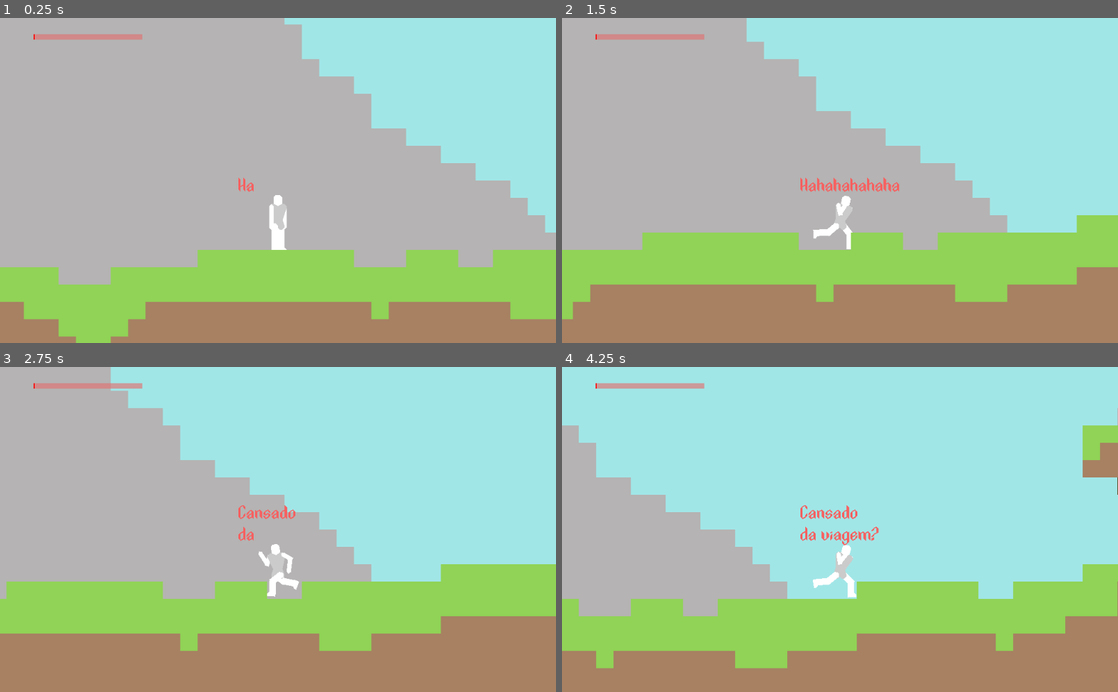
Above: before the commit, frames 1-4 (two rows, left to right).
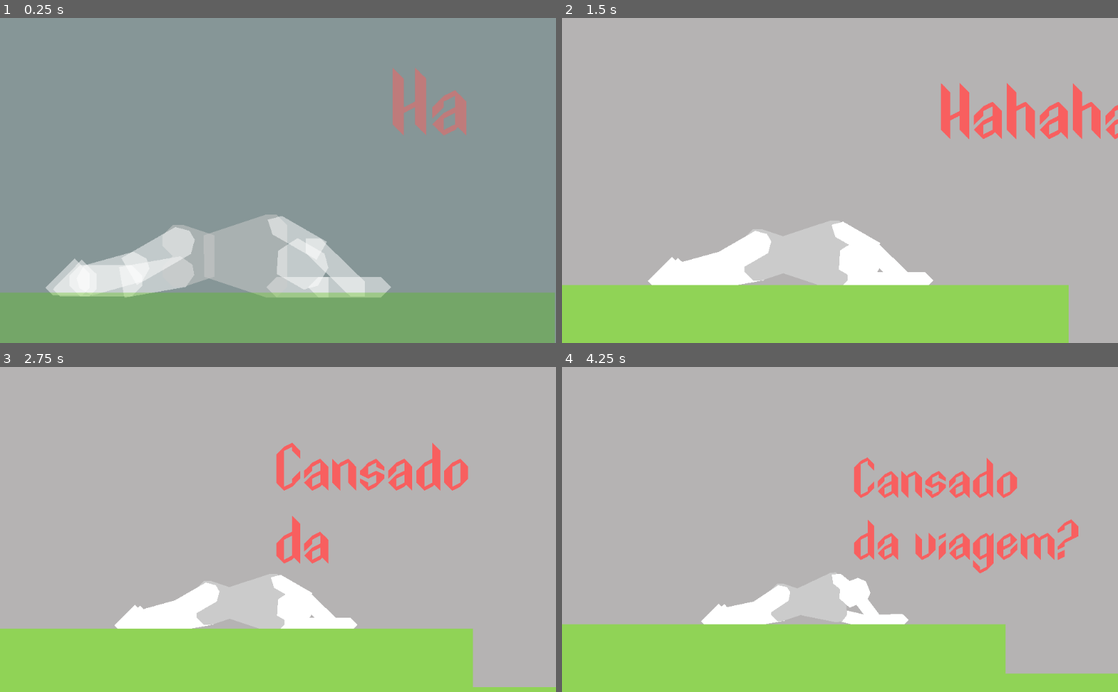
Above: after the commit, the same moments.

Repository: DarknessCatt/Lost-Soul
Game: Godot game, scene res://Maps/Prototype_Mountain/Prototype_Mountain.tscn
Two runs of this game, one before a commit and one after it. Both use one fixed random seed, a clock stepped at 60 frames per second and the inputs below. Before the commit the project has no main scene; this scene is started directly in both runs.
Inputs:
- Up to frame 1 (0.25 s): no input
- Up to frame 2 (1.5 s): hold C (hero_attack) 0.53-1.28 s; hold Right (hero_right) from 0.53 s (still down); tap Z (hero_jump) at 0.77 s; tap D (hero_heart) at 1.35 s
- Up to frame 3 (2.75 s): tap Z (hero_jump) at 1.52 s; release Right (hero_right) at 2.03 s; hold Left (hero_left) from 2.03 s (still down); hold C (hero_attack) from 2.03 s (still down)
- Up to frame 4 (4.25 s): release Left (hero_left) at 2.78 s; release C (hero_attack) at 2.78 s; hold Right (hero_right) from 2.78 s (still down); tap D (hero_heart) at 2.85 s; tap Z (hero_jump) at 3.02, 3.77 s; hold C (hero_attack) from 3.53 s (still down)

The runs differ from the first frame. In frame 1, 98% of the frame differs, in the area x 0-100%, y 0-100%; in frame 2, 61%; in frame 3, 71%; in frame 4, 82%.

Commit message:
Ending Cutscene and prototype finish

Diff:
--- a/Lost_Soul/Entities/Boss/Boss.tscn
+++ b/Lost_Soul/Entities/Boss/Boss.tscn
@@ -2499,7 +2499,7 @@
 position = Vector2( 33.9498, -11.1469 )
 Body = NodePath("../../..")
 Id = 2
-Damage = 7
+Damage = 5
 Force = 2000
 Direction = Vector2( 1, -0.1 )
 
@@ -2514,7 +2514,7 @@
 position = Vector2( 33.9498, -11.1469 )
 Body = NodePath("../../..")
 Id = 2
-Damage = 12
+Damage = 10
 Force = 2000
 Direction = Vector2( 0.1, -1 )
 
--- a/Lost_Soul/Maps/Prototype_Mountain/Prototype_Mountain.gd
+++ b/Lost_Soul/Maps/Prototype_Mountain/Prototype_Mountain.gd
@@ -18,22 +18,47 @@
 		enemy._respawn()
 	$Hazards/Arena._restart()
 
-var attack_dialogue : Array = ["Teu corpo ainda\nesta fraco.",
+var attack_dialogue : Array = ["Teu corpo ainda\nestá fraco.",
 							  "Eu irei te\nconceder um pouco\ndo meu poder.",
 							  ""]
 
-func _on_Attacking_Tutorial_entered(area):
+func _on_Attacking_Tutorial_entered(_body):
 	$Hero/Camera2D/Chaos.change_dialogue(attack_dialogue)
 	$Hero/Camera2D/Chaos.begin()
 	$Events/Attacking_Tutorial.call_deferred("set", "monitoring", false)
 	$Cutscene.play("Attack_Tutorial")
 
-var checkpoint_dialogue : Array = ["Ha um altar\nproximo.",
+var checkpoint_dialogue : Array = ["Há um altar\npróximo.",
 								 "Encoste nele...",
 								 "Eu posso manipular\nas suas energias.",
 								 ""]
 
-func _on_Checkpoint_Tutorial_entered(body):
+func _on_Checkpoint_Tutorial_entered(_body):
 	$Hero/Camera2D/Chaos.change_dialogue(checkpoint_dialogue)
 	$Hero/Camera2D/Chaos.begin()
 	$Events/Checkpoint_Tutorial.call_deferred("set", "monitoring", false)
+
+var heart_dialogue : Array = ["             ",
+						  "Impressionante...",
+						  "Um coração\nde cristal...",
+						  "Consuma suas energias,\n revigore tua alma.",
+						  ""]
+
+func _on_Crystal_Heart_collected(_body):
+	$Hero/Camera2D/Chaos.change_dialogue(heart_dialogue)
+	$Hero/Camera2D/Chaos.begin()
+	$Cutscene.play("Crystal_Tutorial")
+
+var ending_dialogue : Array = ["...",
+							 "Muito bem,",
+							 "fostes muito bem,",
+							 "Mas temos muito\no que fazer ainda...",
+							 "Este mundo\nserá meu.",
+							 "E tu me\najudaras,",
+							 "minha cara,",
+							 "Alma\nPerdida                                    \nPrototipo 1\n\nObrigado por jogar!"]
+
+func _on_Ending(_body):
+	$Hero/Camera2D/Chaos.change_dialogue(ending_dialogue)
+	$Hero/Camera2D/Chaos.begin()
+	$Cutscene.play("Ending")
--- a/Lost_Soul/Maps/Prototype_Mountain/Prototype_Mountain.tscn
+++ b/Lost_Soul/Maps/Prototype_Mountain/Prototype_Mountain.tscn
@@ -99,9 +99,49 @@
 "values": [ false, false, true, true ]
 }
 
-[sub_resource type="Animation" id=1]
-resource_name = "Intro"
-length = 17.0
+[sub_resource type="Animation" id=7]
+resource_name = "Crystal_Tutorial"
+length = 2.0
+tracks/0/type = "value"
+tracks/0/path = NodePath("Hero/Camera2D:zoom")
+tracks/0/interp = 1
+tracks/0/loop_wrap = true
+tracks/0/imported = false
+tracks/0/enabled = true
+tracks/0/keys = {
+"times": PoolRealArray( 0, 1.1, 1.2 ),
+"transitions": PoolRealArray( 1, 1, 1 ),
+"update": 0,
+"values": [ Vector2( 1, 1 ), Vector2( 0.4, 0.4 ), Vector2( 1, 1 ) ]
+}
+tracks/1/type = "value"
+tracks/1/path = NodePath("Hero/Camera2D:position")
+tracks/1/interp = 1
+tracks/1/loop_wrap = true
+tracks/1/imported = false
+tracks/1/enabled = true
+tracks/1/keys = {
+"times": PoolRealArray( 0, 1.1, 1.2 ),
+"transitions": PoolRealArray( 1, 1, 1 ),
+"update": 0,
+"values": [ Vector2( 0, -75 ), Vector2( 0, -25 ), Vector2( 0, -75 ) ]
+}
+tracks/2/type = "value"
+tracks/2/path = NodePath("Events/Crystal_Tutorial:visible")
+tracks/2/interp = 1
+tracks/2/loop_wrap = true
+tracks/2/imported = false
+tracks/2/enabled = true
+tracks/2/keys = {
+"times": PoolRealArray( 0, 1, 1.1 ),
+"transitions": PoolRealArray( 1, 1, 1 ),
+"update": 1,
+"values": [ false, false, true ]
+}
+
+[sub_resource type="Animation" id=8]
+resource_name = "Ending"
+length = 11.2
 tracks/0/type = "value"
 tracks/0/path = NodePath("Hero:on_cutscene")
 tracks/0/interp = 1
@@ -109,7 +149,108 @@
 tracks/0/imported = false
 tracks/0/enabled = true
 tracks/0/keys = {
-"times": PoolRealArray( 0, 16.2, 16.3, 17 ),
+"times": PoolRealArray( 0 ),
+"transitions": PoolRealArray( 1 ),
+"update": 1,
+"values": [ true ]
+}
+tracks/1/type = "method"
+tracks/1/path = NodePath("Hero")
+tracks/1/interp = 1
+tracks/1/loop_wrap = true
+tracks/1/imported = false
+tracks/1/enabled = true
+tracks/1/keys = {
+"times": PoolRealArray( 0 ),
+"transitions": PoolRealArray( 1 ),
+"values": [ {
+"args": [ "Rest" ],
+"method": "_change_anim"
+} ]
+}
+tracks/2/type = "value"
+tracks/2/path = NodePath("Fundo:custom_styles/panel:bg_color")
+tracks/2/interp = 1
+tracks/2/loop_wrap = true
+tracks/2/imported = false
+tracks/2/enabled = true
+tracks/2/keys = {
+"times": PoolRealArray( 0, 10.1, 11.1 ),
+"transitions": PoolRealArray( 1, 1, 1 ),
+"update": 0,
+"values": [ Color( 0.635294, 0.905882, 0.909804, 1 ), Color( 0.635294, 0.905882, 0.909804, 1 ), Color( 0.976471, 0.376471, 0.376471, 1 ) ]
+}
+tracks/3/type = "value"
+tracks/3/path = NodePath("Hero/Camera2D:zoom")
+tracks/3/interp = 1
+tracks/3/loop_wrap = true
+tracks/3/imported = false
+tracks/3/enabled = true
+tracks/3/keys = {
+"times": PoolRealArray( 0, 6.6 ),
+"transitions": PoolRealArray( 1, 1 ),
+"update": 0,
+"values": [ Vector2( 1, 1 ), Vector2( 0.5, 0.5 ) ]
+}
+tracks/4/type = "value"
+tracks/4/path = NodePath("Hero/Camera2D:position")
+tracks/4/interp = 1
+tracks/4/loop_wrap = true
+tracks/4/imported = false
+tracks/4/enabled = true
+tracks/4/keys = {
+"times": PoolRealArray( 0, 6.6, 7.1, 9.6 ),
+"transitions": PoolRealArray( 1, 1, 1, 1 ),
+"update": 0,
+"values": [ Vector2( 0, -75 ), Vector2( 0, -37.1304 ), Vector2( 0, -37.1304 ), Vector2( 0, -500 ) ]
+}
+tracks/5/type = "value"
+tracks/5/path = NodePath("Hero/Camera2D/Player_Status:visible")
+tracks/5/interp = 1
+tracks/5/loop_wrap = true
+tracks/5/imported = false
+tracks/5/enabled = true
+tracks/5/keys = {
+"times": PoolRealArray( 6.1, 6.6 ),
+"transitions": PoolRealArray( 1, 1 ),
+"update": 1,
+"values": [ true, false ]
+}
+tracks/6/type = "value"
+tracks/6/path = NodePath("Hero/Camera2D/Chaos:rect_position")
+tracks/6/interp = 1
+tracks/6/loop_wrap = true
+tracks/6/imported = false
+tracks/6/enabled = true
+tracks/6/keys = {
+"times": PoolRealArray( 0, 6.6, 7.1, 7.6 ),
+"transitions": PoolRealArray( 1, 1, 1, 1 ),
+"update": 0,
+"values": [ Vector2( -70, -70 ), Vector2( -70, -100 ), Vector2( -70, -100 ), Vector2( -70, -50 ) ]
+}
+tracks/7/type = "value"
+tracks/7/path = NodePath("Hero/Camera2D/Chaos:custom_colors/font_color")
+tracks/7/interp = 1
+tracks/7/loop_wrap = true
+tracks/7/imported = false
+tracks/7/enabled = true
+tracks/7/keys = {
+"times": PoolRealArray( 0, 11.1, 11.2 ),
+"transitions": PoolRealArray( 1, 1, 1 ),
+"update": 0,
+"values": [ Color( 0.976471, 0.376471, 0.376471, 1 ), Color( 0.976471, 0.376471, 0.376471, 1 ), Color( 0, 0, 0, 1 ) ]
+}
+
+[sub_resource type="Animation" id=2]
+length = 17.5
+tracks/0/type = "value"
+tracks/0/path = NodePath("Hero:on_cutscene")
+tracks/0/interp = 1
+tracks/0/loop_wrap = true
+tracks/0/imported = false
+tracks/0/enabled = true
+tracks/0/keys = {
+"times": PoolRealArray( 0, 16.7, 16.8, 17.5 ),
 "transitions": PoolRealArray( 1, 1, 1, 1 ),
 "update": 1,
 "values": [ true, true, false, false ]
@@ -135,7 +276,7 @@
 tracks/2/imported = false
 tracks/2/enabled = true
 tracks/2/keys = {
-"times": PoolRealArray( 0, 8, 14 ),
+"times": PoolRealArray( 0, 8.5, 14.5 ),
 "transitions": PoolRealArray( 1, 1, 1 ),
 "update": 0,
 "values": [ Vector2( 0.2, 0.2 ), Vector2( 0.5, 0.5 ), Vector2( 1, 1 ) ]
@@ -147,7 +288,7 @@
 tracks/3/imported = false
 tracks/3/enabled = true
 tracks/3/keys = {
-"times": PoolRealArray( 0, 8, 14 ),
+"times": PoolRealArray( 0, 8.5, 14.5 ),
 "transitions": PoolRealArray( 1, 1, 1 ),
 "update": 0,
 "values": [ Vector2( 0, 10 ), Vector2( 0, -28 ), Vector2( 0, -75 ) ]
@@ -159,31 +300,49 @@
 tracks/4/imported = false
 tracks/4/enabled = true
 tracks/4/keys = {
-"times": PoolRealArray( 0, 1.9, 2.1, 4.3, 4.5, 8.5, 8.6, 12.2, 12.4 ),
+"times": PoolRealArray( 0, 2.4, 2.6, 4.8, 5, 9, 9.1, 12.7, 12.9 ),
 "transitions": PoolRealArray( 1, 1, 1, 1, 1, 1, 1, 1, 1 ),
 "update": 0,
 "values": [ Vector2( 44.0479, -87.8203 ), Vector2( 44.0479, -87.8203 ), Vector2( 0, -53.125 ), Vector2( 0, -53.125 ), Vector2( -141.364, -74.4722 ), Vector2( -141.364, -74.4722 ), Vector2( 67.999, -101.791 ), Vector2( 67.999, -101.791 ), Vector2( -73, -50 ) ]
 }
-
-[sub_resource type="StyleBoxFlat" id=2]
+tracks/5/type = "value"
+tracks/5/path = NodePath(".:modulate")
+tracks/5/interp = 1
+tracks/5/loop_wrap = true
+tracks/5/imported = false
+tracks/5/enabled = true
+tracks/5/keys = {
+"times": PoolRealArray( 0, 0.5 ),
+"transitions": PoolRealArray( 1, 1 ),
+"update": 0,
+"values": [ Color( 1, 1, 1, 0 ), Color( 1, 1, 1, 1 ) ]
+}
+
+[sub_resource type="StyleBoxFlat" id=3]
 bg_color = Color( 0.635294, 0.905882, 0.909804, 1 )
 
-[sub_resource type="DynamicFont" id=3]
+[sub_resource type="DynamicFont" id=4]
 size = 350
 font_data = ExtResource( 14 )
 
-[sub_resource type="RectangleShape2D" id=4]
+[sub_resource type="RectangleShape2D" id=5]
 extents = Vector2( 34.7859, 83.0082 )
 
 [sub_resource type="RectangleShape2D" id=6]
 extents = Vector2( 23.5264, 149.839 )
 
+[sub_resource type="RectangleShape2D" id=9]
+extents = Vector2( 10, 187.427 )
+
 [node name="Prototype_Mountain" type="Node2D"]
 script = ExtResource( 7 )
 
 [node name="Cutscene" type="AnimationPlayer" parent="."]
-anims/Attack_Tutorial = SubResource( 5 )
-anims/Intro = SubResource( 1 )
+autoplay = "Intro"
+anims/Attack_Tutorial = SubResource( 1 )
+anims/Crystal_Tutorial = SubResource( 7 )
+anims/Ending = SubResource( 8 )
+anims/Intro = SubResource( 2 )
 
 [node name="Music" type="AudioStreamPlayer" parent="."]
 stream = ExtResource( 12 )
@@ -229,7 +388,7 @@
 position = Vector2( -3400, 60 )
 
 [node name="Hero" parent="." instance=ExtResource( 1 )]
-position = Vector2( 1588.49, 746.217 )
+position = Vector2( 1621.4, 747.827 )
 
 [node name="Camera2D" type="Camera2D" parent="Hero"]
 position = Vector2( 0, -75 )
@@ -259,7 +418,7 @@
 eu vou precisar
 da tua ajuda.", "Eu estou preso
 entre a vida
-e a morte.", "Me tire
+", "e a morte.", "Me tire
 daqui...
     ", "" ]
 
@@ -332,14 +491,38 @@
 
 [node name="Trigger_Area" type="CollisionShape2D" parent="Events/Checkpoint_Tutorial"]
 shape = SubResource( 6 )
+
+[node name="Crystal_Tutorial" parent="Events" instance=ExtResource( 13 )]
+visible = false
+margin_left = 3076.12
+margin_top = 298.856
+margin_right = 5068.12
+margin_bottom = 1177.86
+custom_fonts/font = SubResource( 4 )
+custom_colors/font_color = Color( 0.976471, 0.376471, 0.376471, 1 )
+text = "D
+para consumir."
+align = 1
+script = null
+
+[node name="Ending" type="Area2D" parent="Events"]
+position = Vector2( -4544.77, 927.95 )
+monitorable = false
+collision_layer = 0
+
+[node name="Trigger" type="CollisionShape2D" parent="Events/Ending"]
+position = Vector2( -25.1284, -59.1268 )
+shape = SubResource( 9 )
 [connection signal="timeout" from="respawn_timer" to="." method="respawn"]
+[connection signal="body_entered" from="Props/Crystal_Heart" to="." method="_on_Crystal_Heart_collected"]
 [connection signal="checkpoint_reached" from="Props/Checkpoint" to="." method="_on_Checkpoint_checkpoint_reached"]
 [connection signal="dead" from="Hero" to="." method="_hero_died"]
-[connection signal="alert" from="Enemies/Enemy2" to="Enemies/Enemy4" method="_on_Player_Detected"]
 [connection signal="alert" from="Enemies/Enemy2" to="Enemies/Enemy5" method="_on_Player_Detected"]
 [connection signal="alert" from="Enemies/Enemy2" to="Enemies/Enemy3" method="_on_Player_Detected"]
+[connection signal="alert" from="Enemies/Enemy2" to="Enemies/Enemy4" method="_on_Player_Detected"]
 [connection signal="dead" from="Enemies/Boss" to="Hazards/Arena" method="_ended"]
 [connection signal="body_entered" from="Events/Attacking_Tutorial" to="." method="_on_Attacking_Tutorial_entered"]
 [connection signal="body_entered" from="Events/Checkpoint_Tutorial" to="." method="_on_Checkpoint_Tutorial_entered"]
+[connection signal="body_entered" from="Events/Ending" to="." method="_on_Ending"]
 
 [editable path="Hazards/Arena"]
--- a/Lost_Soul/project.godot
+++ b/Lost_Soul/project.godot
@@ -16,6 +16,7 @@
 [application]
 
 config/name="Lost Soul"
+run/main_scene="res://Maps/Prototype_Dead_World/Prototype_Dead_World.tscn"
 boot_splash/bg_color=Color( 0.01, 0.01, 0.01, 1 )
 config/icon="res://icon.png"
 
Not shown: 6 places in Lost_Soul/Maps/Prototype_Mountain/Prototype_Mountain.tscn that only renumber resources
